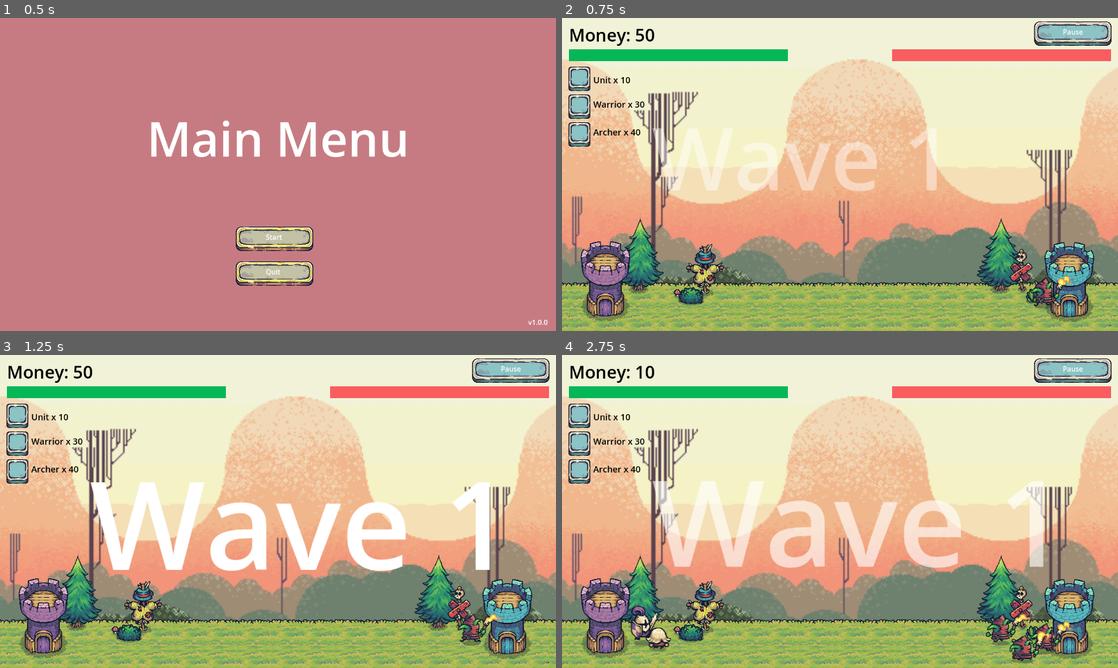
Above: before the commit, frames 1-4 (two rows, left to right).
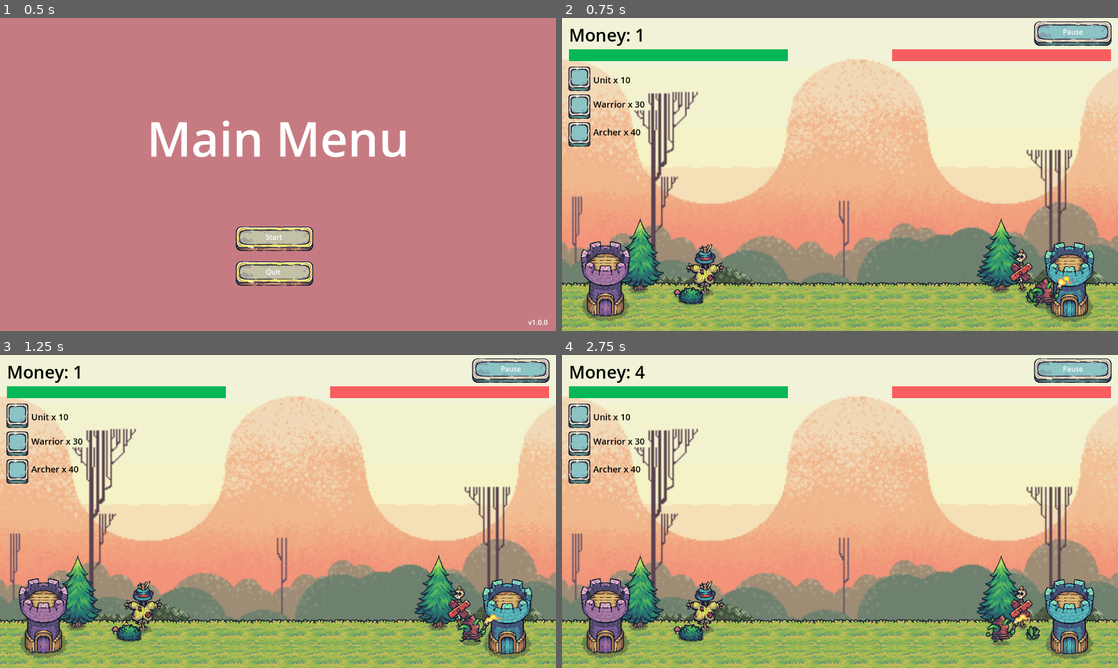
Above: after the commit, the same moments.

Repository: shafiq1rwan/tower_defense
Game: Godot game, scene res://scenes/main_menu.tscn
Same seed, same stepped clock (60 frames per second), same inputs: the game is played once before the commit and once after it.
Inputs:
- Up to frame 1 (0.5 s): no input
- Up to frame 2 (0.75 s): click "Start" at 0.5 s
- Up to frame 3 (1.25 s): no input
- Up to frame 4 (2.75 s): click "Unit x 10" at 1.25 s; click "Warrior x 30" at 2 s

Frame 1 is identical in both runs. In frame 2, 3.5% of the frame differs, in the area x 13-68%, y 3-56%; in frame 3, 7.2%; in frame 4, 8.1%, in the area x 12-92%, y 3-99%.

Commit message:
Update webpack

Diff:
--- a/game.gd
+++ b/game.gd
@@ -36,7 +36,7 @@
 var enemy_units = []
 var player_tower_hp = 50
 var enemy_tower_hp = 50
-var money = 50
+var money = 0
 var lanes = [40, 60, 80]
 var lane_index = 0
 var game_over = false
@@ -63,7 +63,9 @@
 	warrior_button.pressed.connect(spawn_warrior)
 	archer_button.pressed.connect(spawn_archer)
 
-	start_wave()
+	start_enemy_spawn_loop()
+	start_money_loop()
+	#start_wave()
 	update_ui()
 
 func _process(delta):
@@ -375,3 +377,16 @@
 func _on_main_menu_button_pressed():
 	is_paused = false
 	get_tree().change_scene_to_file("res://scenes/MainMenu.tscn")
+
+func start_enemy_spawn_loop():
+	spawn_enemy("normal")
+	await get_tree().create_timer(10.0).timeout
+	if not game_over and not is_paused:
+		start_enemy_spawn_loop()
+
+func start_money_loop():
+	money += 1
+	update_ui()
+	await get_tree().create_timer(0.7).timeout
+	if not game_over and not is_paused:
+		start_money_loop()
Not shown, changed: docs/index.html
Not shown, changed: docs/index.pck
